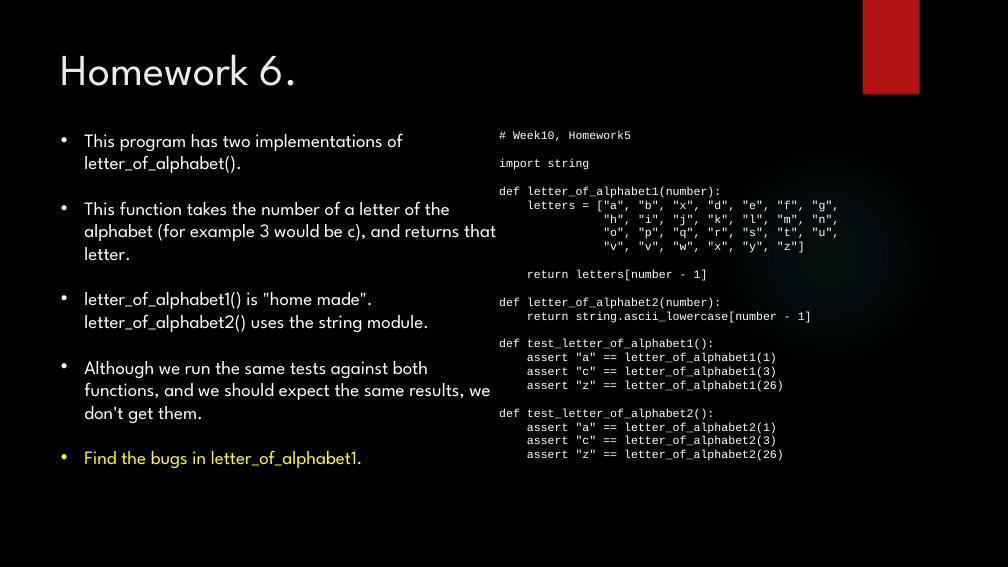
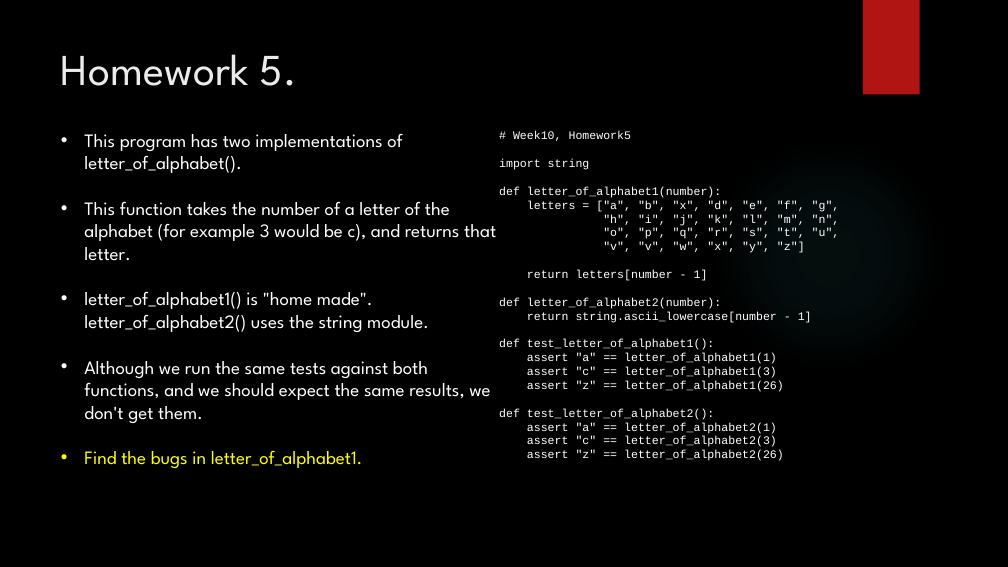
Before and after one commit to davidgroves/DGM_Tutorials, a slide deck: slide 31 of week10/week10.pptx. Drawn at 1008x567 pixels with LibreOffice and Linux fonts; fonts in the diff are those of the drawing; background and template pictures are left out. Boxes give left, top, right and bottom in pixels: in the first picture for what was removed or moved away, otherwise in the second. Text is boxed around its words. In the diff, an @@ line names an element or a change of style, - is before the commit and + after.

Commit message:
changed homework numbers so they were in sequence.

```diff
--- a/week10/week10.pptx
+++ b/week10/week10.pptx
@@ title at (x1=61, y1=54, x2=297, y2=86): text changed @@
-Homework 6.
+Homework 5.
```
Also in this commit, not shown: 2 other slides changed.
